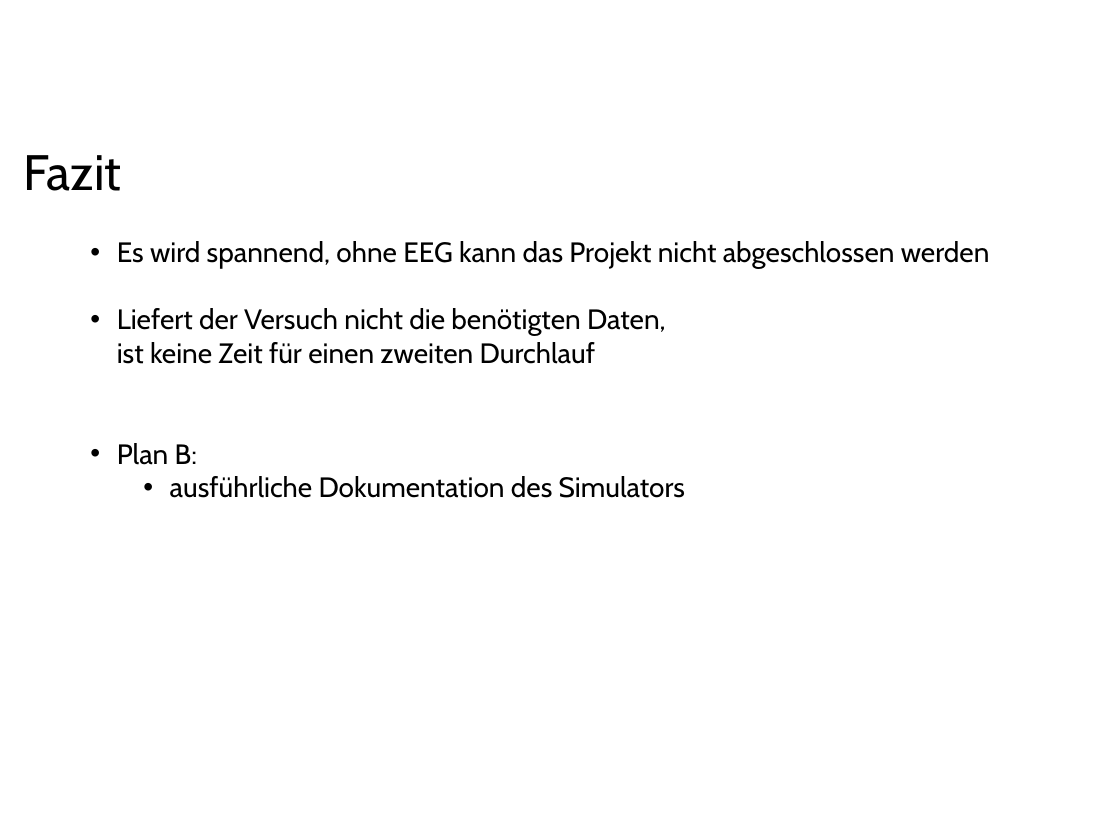
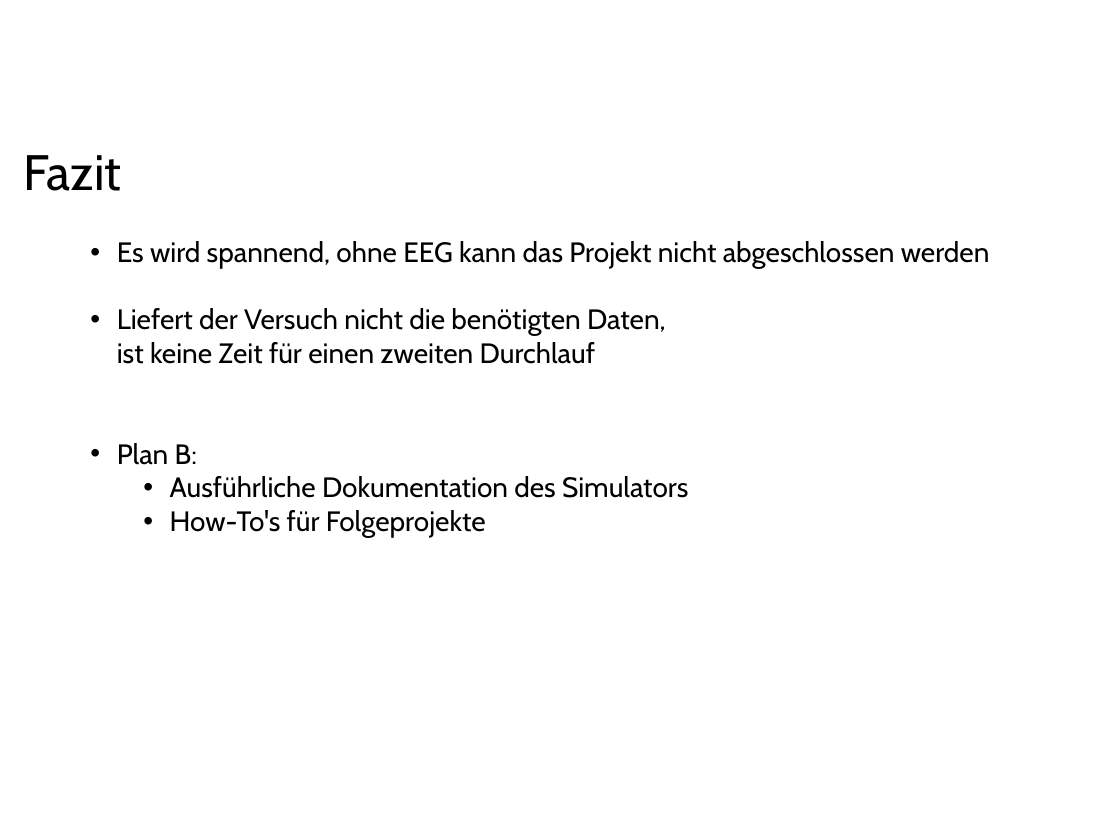
Before and after one commit to ppasler/current-adas, a slide deck: slide 11 of project/Zwischenstand.odp. Drawn at 1120x840 pixels with LibreOffice and Linux fonts; fonts in the diff are those of the drawing; background and template pictures are left out. Boxes give left, top, right and bottom in pixels: in the first picture for what was removed or moved away, otherwise in the second. Text is boxed around its words. In the diff, an @@ line names an element or a change of style, - is before the commit and + after.

```diff
--- a/project/Zwischenstand.odp
+++ b/project/Zwischenstand.odp
@@ text at [170, 476, 688, 538]: text changed @@
-    • ausführliche Dokumentation des Simulators
+    • Ausführliche Dokumentation des Simulators
+    • How-To's für Folgeprojekte
```
Also in this commit, not shown: 3 other slides changed, 4 other files.
